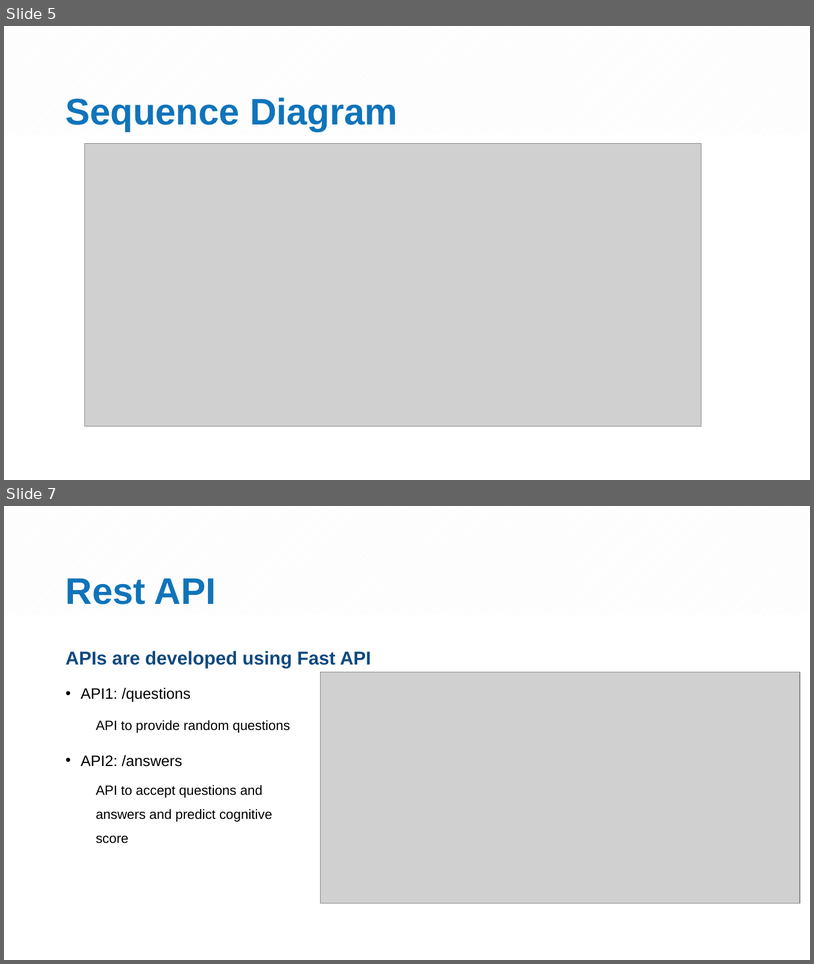
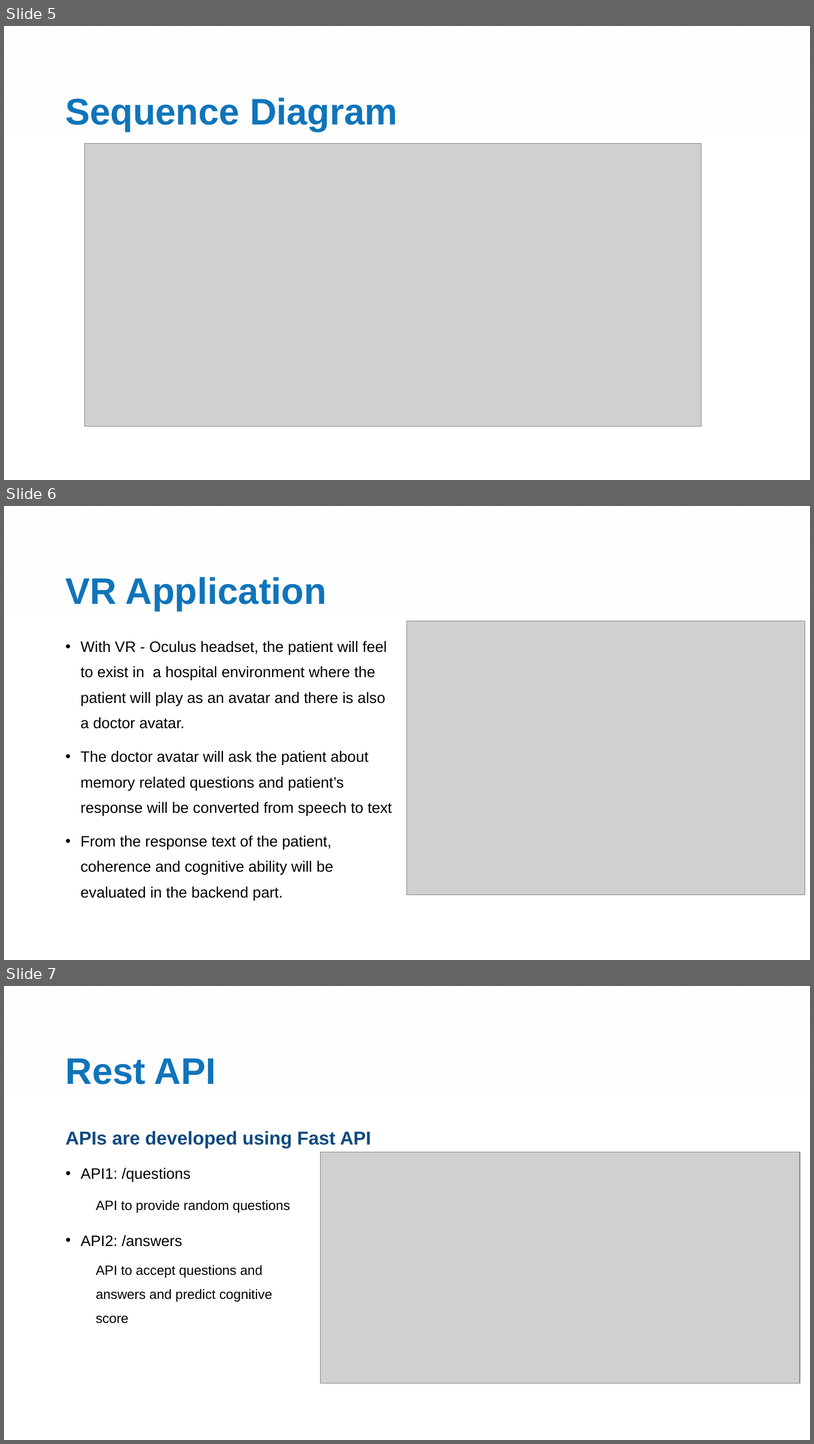
Before and after one commit to dinesh-umkc/elderlycare, a slide deck: Elderly care.pptx. Shown one above the other, each under a label of ours: slides 5 and 7 before the commit, slides 5, 6 and 7 after it; the slides between them are not shown. The pictures are 814x964 and 814x1444 pixels, drawn with LibreOffice and Linux fonts; fonts in the diff are those of the drawing; grey boxes stand for pictures; background and template pictures are left out. Boxes give left, top, right and bottom in pixels: in the first picture for what was removed or moved away, otherwise in the second. Text is boxed around its words. In the diff, an @@ line names an element or a change of style, - is before the commit and + after.

```diff
--- a/Elderly care.pptx
+++ b/Elderly care.pptx
@@ slide 6 added at (4,506,810,960), background #FFFFFF; not listed: 1 template element that a slide beside it also shows @@
@@ title added at (65,577,327,610), 44 pt, text #1074BA, bold @@
+VR Application
@@ picture added at (408,621,806,894) @@
@@ text added at (81,640,392,900), 18 pt, text #000000 @@
+• With VR - Oculus headset, the patient will feel to exist in a hospital environment where the patient will play as an avatar and there is also a doctor avatar.
+• The doctor avatar will ask the patient about memory related questions and patient’s response will be converted from speech to text
+• From the response text of the patient, coherence and cognitive ability will be evaluated in the backend part.
```
Also in this commit, not shown: 3 other slides added, 5 slides removed, 1 other file.
